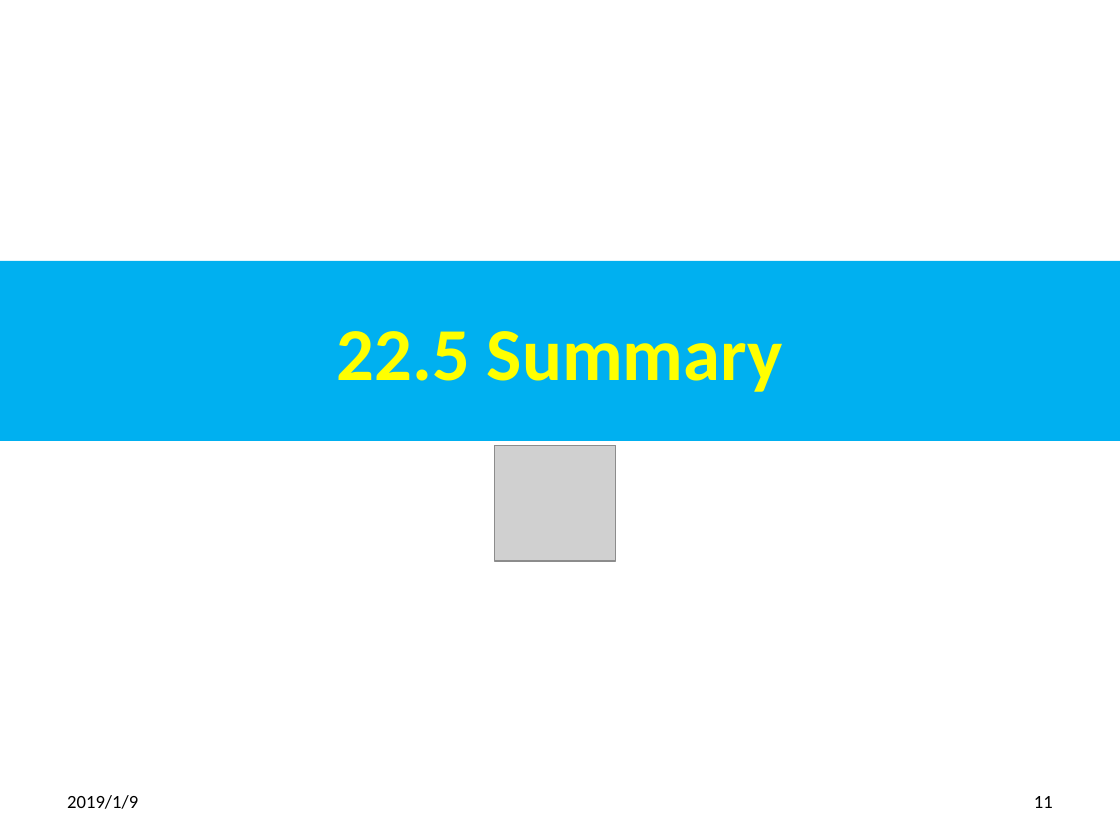
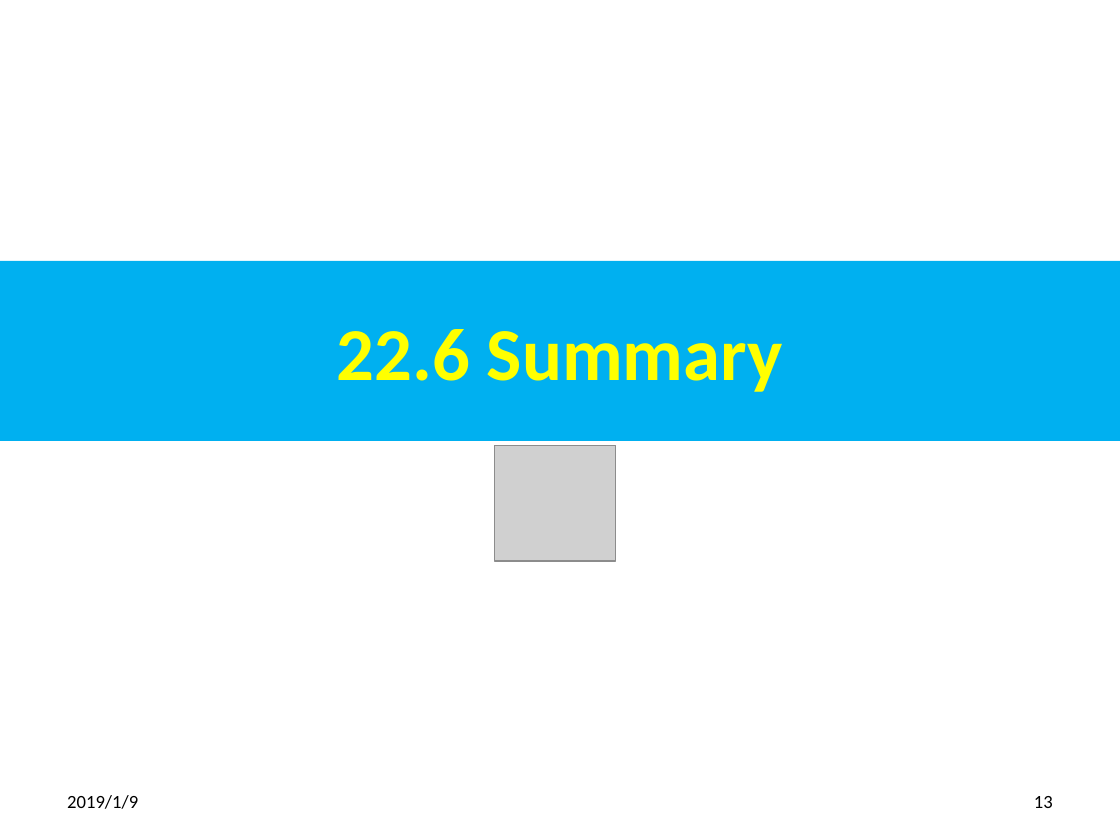
Before and after one commit to peterhchen/100-jasper-report-api-6.7.0, a slide deck: slide 13 of 15_Ch22_API_t.pptx (slide 11 before the commit). Drawn at 1120x840 pixels with LibreOffice and Linux fonts; fonts in the diff are those of the drawing; grey boxes stand for pictures. Boxes give left, top, right and bottom in pixels: in the first picture for what was removed or moved away, otherwise in the second. Text is boxed around its words. In the diff, an @@ line names an element or a change of style, - is before the commit and + after.

Commit message:
Text report

```diff
--- a/15_Ch22_API_t.pptx
+++ b/15_Ch22_API_t.pptx
@@ title at (337,329,783,392): text changed @@
-22.5 Summary
+22.6 Summary
@@ page number at (1034,796,1053,808): text changed @@
-11
+13
```
Also in this commit, not shown: 1 other slide changed, 2 slides added.
